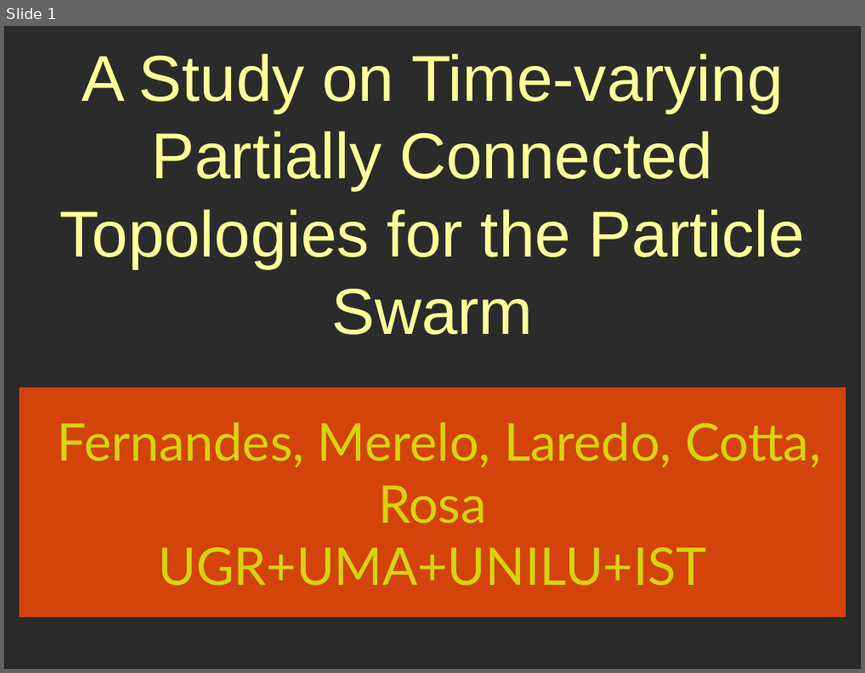
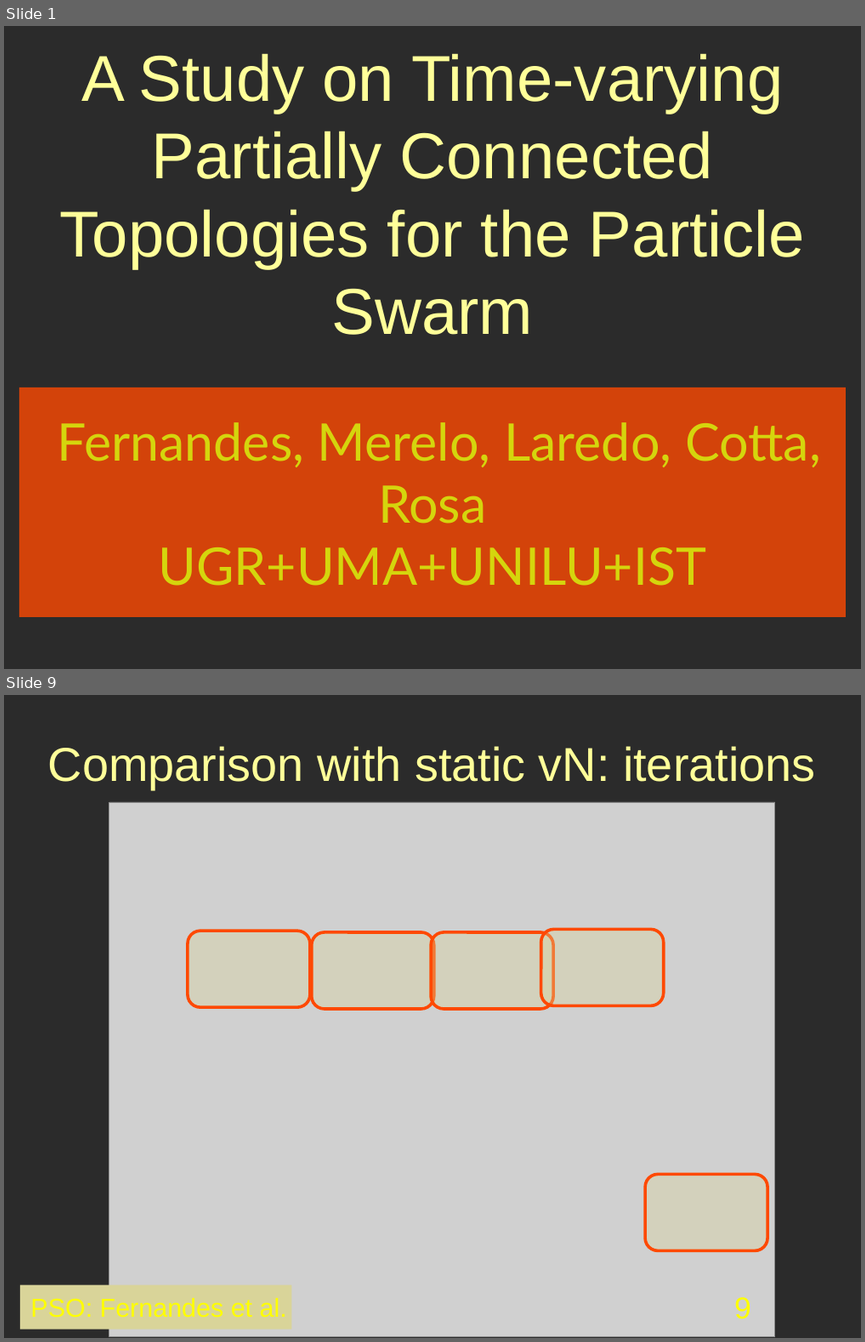
Before and after one commit to geneura/papers, a slide deck: 2013/CEC/PSO/pso-cec2013.odp. Shown one above the other, each under a label of ours: slide 1 before the commit, slides 1 and 9 after it; the slides between them are not shown. The pictures are 865x673 and 865x1342 pixels, drawn with LibreOffice and Linux fonts; fonts in the diff are those of the drawing; grey boxes stand for pictures; background and template pictures are left out; a plain dark background stands for a picture behind light text. Boxes give left, top, right and bottom in pixels: in the first picture for what was removed or moved away, otherwise in the second. Text is boxed around its words. In the diff, an @@ line names an element or a change of style, - is before the commit and + after.

```diff
--- a/2013/CEC/PSO/pso-cec2013.odp
+++ b/2013/CEC/PSO/pso-cec2013.odp
@@ slide 9 added at box(4, 695, 861, 1338), background picture (left out) @@
@@ title added at box(48, 746, 816, 789), 44 pt, text #FFFF99 @@
+Comparison with static vN: iterations
@@ picture added at box(109, 802, 775, 1338) @@
@@ rounded rectangle added at box(188, 930, 309, 1007), fill #D9D499 at 35% opacity, outline #FE4902 2.83 pt @@
@@ rounded rectangle added at box(312, 932, 434, 1009), fill #D9D499 at 35% opacity, outline #FE4902 2.83 pt @@
@@ rounded rectangle added at box(431, 932, 553, 1009), fill #D9D499 at 35% opacity, outline #FE4902 2.83 pt @@
@@ rounded rectangle added at box(541, 929, 664, 1005), fill #D9D499 at 35% opacity, outline #FE4902 2.83 pt @@
@@ rounded rectangle added at box(646, 1174, 767, 1250), fill #D9D499 at 35% opacity, outline #FE4902 2.83 pt @@
@@ rectangle added at box(20, 1284, 291, 1328), fill #D9D499, 24 pt, text #FFFF00 @@
+PSO: Fernandes et al.
@@ page number added at box(734, 1297, 751, 1319), 28 pt, text #FFFF00 @@
+9
```
Also in this commit, not shown: 5 slides changed, 11 other slides added.
